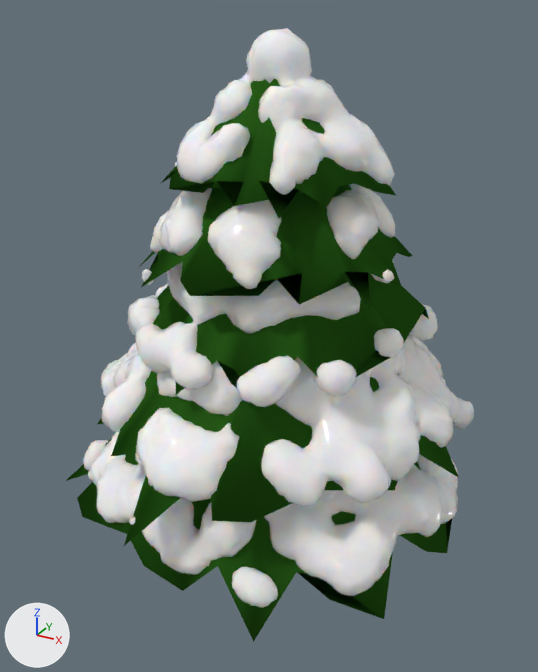
An edit to the Blender file Assets/Prefabs/gran3.blend, drawn before and after from the same camera.
Before and after are seen from a camera (50 mm lens) standing at (1.46, -2.74, 1.36) and looking at (0.0, -0.08, 0.03). Lighting does not change. The marker at lower left points along +X, +Y and +Z.

The older version as bpy lines, for what is in view:
```python
ob_cone_001 = bpy.data.objects.new('Cone.001', me_cone_001)
ob_cone_001.location = (0.0, 0.0, 0.14)
ob_cone_001.scale = (0.801, 0.801, 0.801)
ob_cone_002 = bpy.data.objects.new('Cone.002', me_cone_002)
ob_cone_002.location = (0.0, 0.0, 0.454)
ob_cone_002.rotation_euler = (0.0, 0.0, 1.114)  # degrees (0, 0, 64)
ob_cone_002.scale = (0.732, 0.732, 0.732)
ob_cone_003 = bpy.data.objects.new('Cone.003', me_cone_003)
ob_cone_003.location = (0.0, 0.0, 0.673)
ob_cone_003.rotation_euler = (0.0, 0.0, -0.528)  # degrees (0, 0, -30)
ob_cone_003.scale = (0.558, 0.558, 0.558)
ob_cone_004 = bpy.data.objects.new('Cone.004', me_cone_004)
ob_cone_004.location = (0.0, 0.0, 0.934)
ob_cone_004.rotation_euler = (0.0, 0.0, -1.507)  # degrees (0, 0, -86)
ob_cone_004.scale = (0.506, 0.506, 0.506)
ob_cone_005 = bpy.data.objects.new('Cone.005', me_cone_005)
ob_cone_005.location = (0.0, 0.0, 1.16)
ob_cone_005.rotation_euler = (0.0, 0.0, -2.073)  # degrees (0, 0, -119)
ob_cone_005.scale = (0.407, 0.407, 0.407)
ob_snowball_001 = bpy.data.objects.new('SnowBall.001', me_mesh)
ob_snowball_001.parent = ob_cone_001
ob_snowball_001.location = (-0.0174, -0.022, -0.402)
ob_snowball_002 = bpy.data.objects.new('SnowBall.002', me_mesh_001)
ob_snowball_002.parent = ob_cone_002
ob_snowball_002.location = (0.0122, -0.0249, -0.0687)
ob_snowball_003 = bpy.data.objects.new('SnowBall.003', me_mesh_002)
ob_snowball_003.parent = ob_cone_003
ob_snowball_003.location = (-0.0559, 0.00618, 0.257)
ob_snowball_005 = bpy.data.objects.new('SnowBall.005', me_mesh_004)
ob_snowball_005.parent = ob_cone_005
ob_snowball_005.location = (-0.00385, 0.0304, 0.913)
# also in view: 'SnowBall.004' at (0.0, 0.02, 0.66)
```
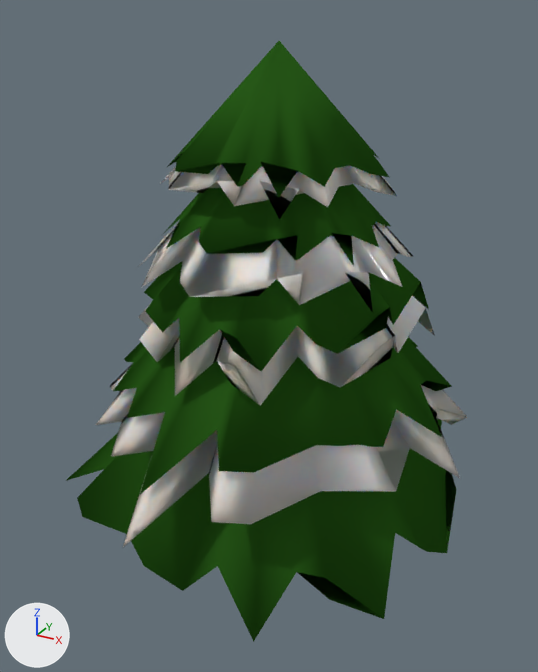
Where the change shows, as pixel boxes (x1, y1, x2, y2) in the pictures (538 x 672 px):
'SnowBall.002', deleted
    before: (101, 334, 474, 525)
'Cone.009', added (green)
    after: (113, 337, 452, 494)
'Cone.002', recoloured (green to grey)
    both: (96, 362, 467, 547)
'SnowBall.001', deleted
    before: (83, 432, 458, 608)
'SnowBall.005', reshaped, moved, turned, rescaled, modifiers changed
    before: (175, 28, 395, 195)
    after: (167, 41, 389, 197)
'Cone.003', recoloured (green to grey)
    both: (138, 273, 435, 405)
'Cone.004', recoloured (green to grey)
    both: (138, 185, 413, 313)
'SnowBall.003', deleted
    before: (127, 260, 438, 407)
'Cone.008', added (green)
    after: (144, 258, 429, 371)
'SnowBall.004', reshaped, moved, turned, rescaled, modifiers changed
    before: (142, 184, 395, 289)
    after: (161, 184, 391, 266)
'Cone.005', recoloured (green to grey)
    both: (160, 78, 397, 220)
'Cone.001', unchanged, uncovered by the edit
    before: (66, 439, 452, 642)
    after: (66, 418, 457, 642)

Edits to the bpy script that builds the scene:
```text
Change me_cone_002:
    where me_cone_002.from_pydata(...)  # 33 vertices, 33 faces; spans x -1.31..1.13, y -1.12..1.15, z -1.31..0.12
    remove me_cone_002.materials.append(mat_gran)  # dark green #275818
    add me_cone_002.materials.append(mat_snow)
Change me_cone_003:
    where me_cone_003.from_pydata(...)  # 33 vertices, 33 faces; spans x -1.31..1.13, y -1.12..1.15, z -1.31..0.12
    remove me_cone_003.materials.append(mat_gran)  # dark green #275818
    add me_cone_003.materials.append(mat_snow)
Change me_cone_004:
    where me_cone_004.from_pydata(...)  # 33 vertices, 33 faces; spans x -1.31..1.13, y -1.12..1.15, z -1.31..0.12
    remove me_cone_004.materials.append(mat_gran)  # dark green #275818
    add me_cone_004.materials.append(mat_snow)
Change me_cone_005:
    where me_cone_005.from_pydata(...)  # 33 vertices, 33 faces; spans x -1.31..1.13, y -1.12..1.15, z -1.31..0.12
    remove me_cone_005.materials.append(mat_gran)  # dark green #275818
    add me_cone_005.materials.append(mat_snow)
Change me_mesh_003:
    used by ob_snowball_004; parent = ob_cone_004; location = (-0.0564, 0.0168, 0.618)
    remove me_mesh_003.from_pydata(...)  # 1560 vertices, 1935 faces; spans x -0.51..0.623, y -0.538..0.538, z -0.278..0.353
    remove me_mesh_003.materials.append(mat_snow_004)
    add me_mesh_003.from_pydata(...)  # 33 vertices, 33 faces; spans x -1.313..1.128, y -1.12..1.153, z -1.308..0.117
    me_mesh_003 part 2: 1560 vertices removed from x -0.51..0.623, y -0.538..0.538, z -0.278..0.353; 33 vertices added at x -1.313..1.128, y -1.12..1.153, z -1.308..0.117
    add me_mesh_003.materials.append(mat_gran_002)  # dark green #275818
Change me_mesh_004:
    used by ob_snowball_005; parent = ob_cone_005; location = (-0.00385, 0.0304, 0.913)
    remove me_mesh_004.from_pydata(...)  # 1274 vertices, 1597 faces; spans x -0.419..0.484, y -0.447..0.445, z -0.222..0.37
    remove me_mesh_004.materials.append(mat_snow)
    add me_mesh_004.from_pydata(...)  # 33 vertices, 33 faces; spans x -1.313..1.128, y -1.12..1.153, z -1.308..0.117
    me_mesh_004 part 1: 1274 vertices removed from x -0.419..0.484, y -0.447..0.445, z -0.222..0.37; 33 vertices added at x -1.313..1.128, y -1.12..1.153, z -1.308..0.117
    add me_mesh_004.materials.append(mat_gran_001)  # dark green #275818
Remove ob_snowball_001:
    ob_snowball_001 = bpy.data.objects.new('SnowBall.001', me_mesh)
Remove ob_snowball_002:
    ob_snowball_002 = bpy.data.objects.new('SnowBall.002', me_mesh_001)
Remove ob_snowball_003:
    ob_snowball_003 = bpy.data.objects.new('SnowBall.003', me_mesh_002)
Change ob_snowball_004:
    remove ob_snowball_004.parent = ob_cone_004
    remove ob_snowball_004.matrix_parent_inverse = Matrix(((0.126, -1.97, 0.0, 0.0), (1.97, 0.126, 0.0, 0.0), (0.0, 0.0, 1.974, -1.844), (0.0, 0.0, 0.0, 1.0)))
    remove _m = ob_snowball_004.modifiers.new('Decimate', 'DECIMATE')
    remove _m.ratio = 0.5
    remove _m = ob_snowball_004.modifiers.new('Subdiv', 'SUBSURF')
    remove _m.render_levels = 1
    ob_snowball_004.location: (-0.0564, 0.0168, 0.618) -> (0.0, 0.0, 0.968)
    ob_snowball_004.rotation_euler: (0.0, 0.0, 0.0) -> (0.0, 0.0, -1.507)  # degrees (0, 0, 0) -> degrees (0, 0, -86)
    ob_snowball_004.scale: (1.0, 1.0, 1.0) -> (0.414, 0.414, 0.414)
Change ob_snowball_005:
    remove ob_snowball_005.parent = ob_cone_005
    remove ob_snowball_005.matrix_parent_inverse = Matrix(((-1.182, -2.151, 0.0, 0.0), (2.151, -1.182, 0.0, 0.0), (0.0, 0.0, 2.454, -2.848), (0.0, 0.0, 0.0, 1.0)))
    remove _m = ob_snowball_005.modifiers.new('Decimate', 'DECIMATE')
    remove _m.ratio = 0.5
    remove _m = ob_snowball_005.modifiers.new('Subdiv', 'SUBSURF')
    remove _m.render_levels = 1
    ob_snowball_005.location: (-0.00385, 0.0304, 0.913) -> (0.0, 0.0, 1.199)
    ob_snowball_005.rotation_euler: (0.0, 0.0, 0.0) -> (0.0, 0.0, -2.073)  # degrees (0, 0, 0) -> degrees (0, 0, -119)
    ob_snowball_005.scale: (1.0, 1.0, 1.0) -> (0.382, 0.382, 0.382)
Add ob_cone_009:
    ob_cone_009 = bpy.data.objects.new('Cone.009', me_cone_009)  # 33 vertices, 33 faces; spans x -1.31..1.13, y -1.12..1.15, z -1.31..0.12; in mat_gran_004 (dark green #275818)
    ob_cone_009.location = (0.0, 0.0, 0.531)
    ob_cone_009.rotation_euler = (0.0, 0.0, 1.114)  # degrees (0, 0, 64)
    ob_cone_009.scale = (0.659, 0.659, 0.659)
Add ob_cone_008:
    ob_cone_008 = bpy.data.objects.new('Cone.008', me_cone_008)  # 33 vertices, 33 faces; spans x -1.31..1.13, y -1.12..1.15, z -1.31..0.12; in mat_gran_003 (dark green #275818)
    ob_cone_008.location = (0.0, 0.0, 0.767)
    ob_cone_008.rotation_euler = (0.0, 0.0, -0.528)  # degrees (0, 0, -30)
    ob_cone_008.scale = (0.532, 0.532, 0.532)
```
